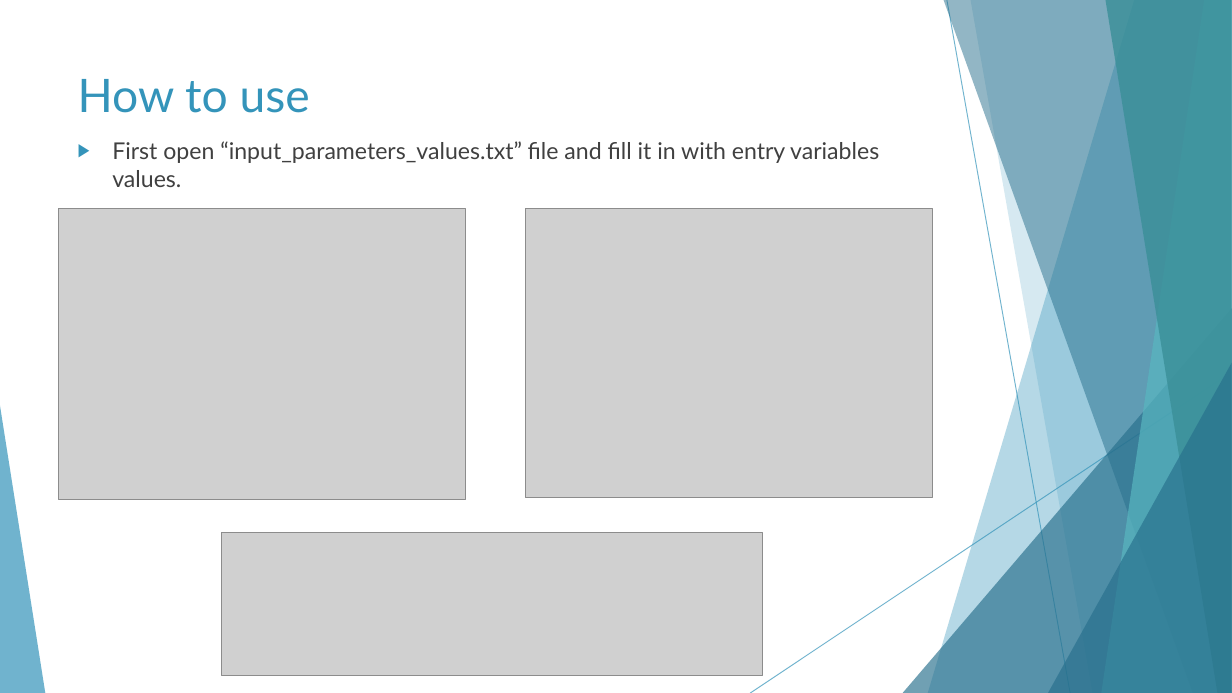
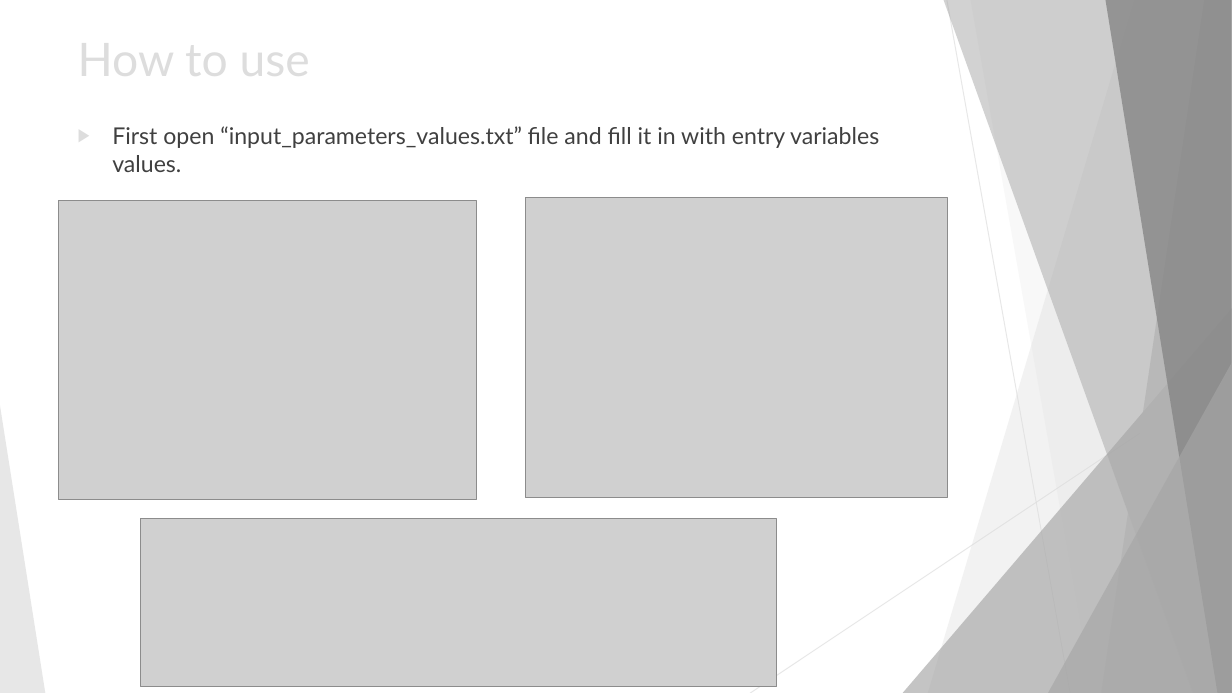
Before and after one commit to netxpto/NetPlanner, a slide deck: slide 14 of sdf/heuristic/transparent/Results/Thesis_Presentation.pptx (slide 12 before the commit). Drawn at 1232x693 pixels with LibreOffice and Linux fonts; fonts in the diff are those of the drawing; grey boxes stand for pictures. Boxes give left, top, right and bottom in pixels: in the first picture for what was removed or moved away, otherwise in the second. Text is boxed around its words. In the diff, an @@ line names an element or a change of style, - is before the commit and + after.

```diff
--- a/sdf/heuristic/transparent/Results/Thesis_Presentation.pptx
+++ b/sdf/heuristic/transparent/Results/Thesis_Presentation.pptx
@@ freeform shape at (928,0,1232,693): fill #3494BA at 36% opacity to #DDDDDD at 36% opacity @@
@@ freeform shape at (944,0,1232,693): fill #276F8B at 50% opacity to #A6A6A6 at 50% opacity @@
@@ line (947, 0) - (1070, 693): stroke #3494BA 0.75 pt to #DDDDDD 0.75 pt @@
@@ freeform shape at (970,0,1232,693): fill #3494BA at 20% opacity to #DDDDDD at 20% opacity @@
@@ freeform shape at (1102,0,1232,693): fill #58B6C0 at 70% opacity to #B2B2B2 at 70% opacity @@
@@ freeform shape at (1105,0,1232,693): fill #3A8F98 at 80% opacity to #858585 at 80% opacity @@
@@ title removed at (78,79,310,113) @@
-How to use
@@ text "First open “input_parameters_values.txt” file and ...": place and size @@
-text "First open “input_parameters_values.txt” file and ..." at (112,141,879,187)
+text "First open “input_parameters_values.txt” file and ..." at (112,126,879,172)
@@ text "First open “input_parameters_values.txt” file and ..." at (112,126,879,172): bullet colour #3494BA to #DDDDDD @@
@@ picture: place and size @@
-picture at (58,209,465,500)
+picture at (58,201,476,499)
@@ picture: place and size @@
-picture at (526,209,933,498)
+picture at (526,198,947,498)
@@ triangle at (903,308,1232,693): fill #276F8B at 66% opacity to #A6A6A6 at 66% opacity @@
@@ line (1232, 372) - (750, 693): stroke #3494BA 0.75 pt to #DDDDDD 0.75 pt @@
@@ triangle at (1048,363,1232,693): fill #276F8B at 66% opacity to #A6A6A6 at 66% opacity @@
@@ triangle at (0,406,45,693): fill #3494BA at 70% opacity to #DDDDDD at 70% opacity @@
@@ picture: place and size @@
-picture at (221,533,762,676)
+picture at (140,519,776,687)
```
Also in this commit, not shown: 10 other slides changed, 6 slides added, 3 slides removed, 14 other files.
